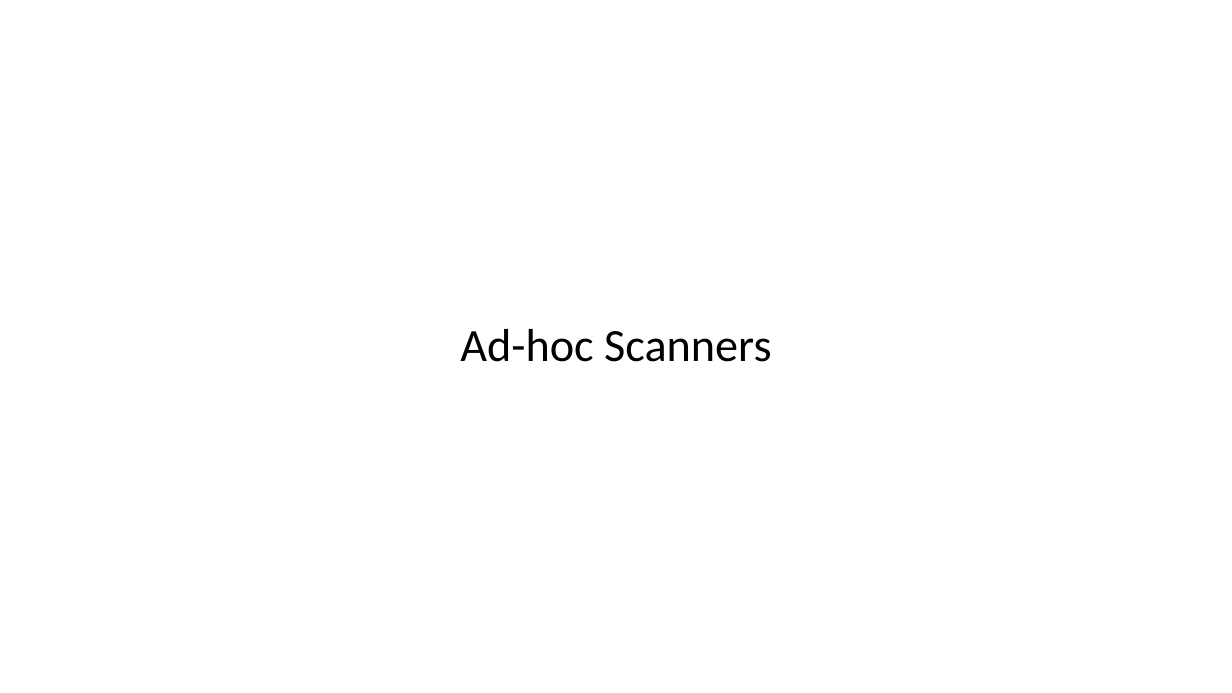
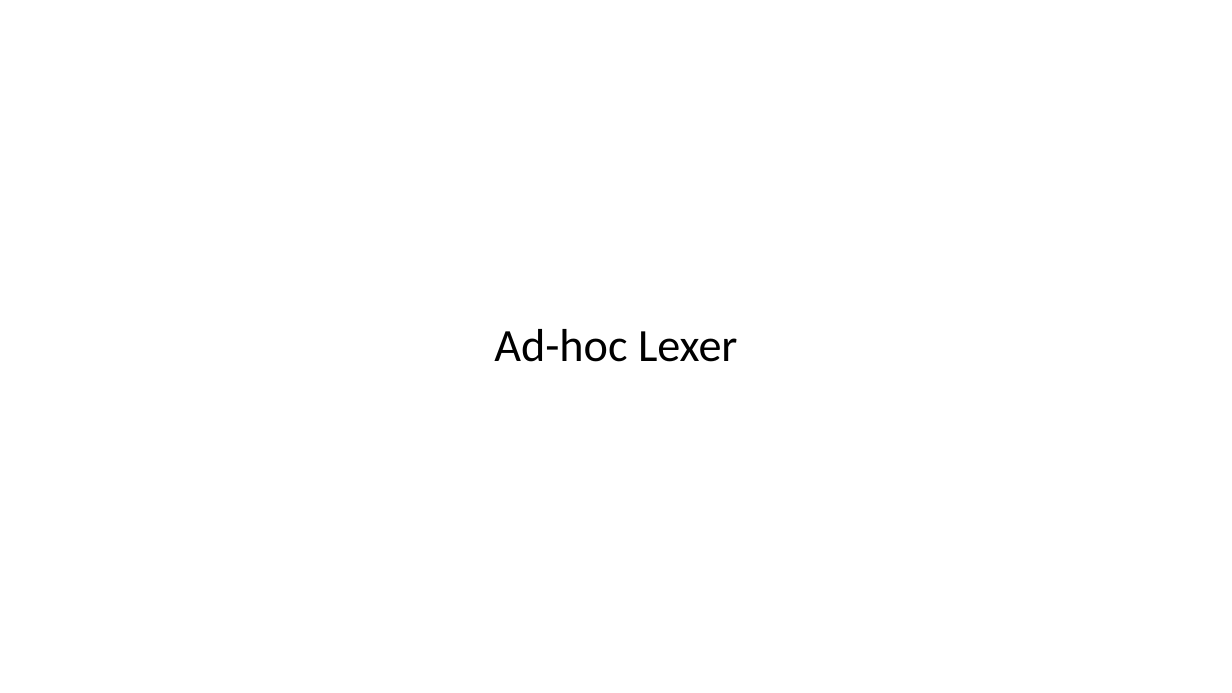
Before and after one commit to anoopsarkar/compilers-class, a slide deck: slide 6 of assets/ppt/lex/lex1-regexp-intro.pptx. Drawn at 1232x693 pixels with LibreOffice and Linux fonts; fonts in the diff are those of the drawing. Boxes give left, top, right and bottom in pixels: in the first picture for what was removed or moved away, otherwise in the second. Text is boxed around its words. In the diff, an @@ line names an element or a change of style, - is before the commit and + after.

```diff
--- a/assets/ppt/lex/lex1-regexp-intro.pptx
+++ b/assets/ppt/lex/lex1-regexp-intro.pptx
@@ title at [494, 329, 738, 362]: text changed @@
-Ad-hoc Scanners
+Ad-hoc Lexer
```
Also in this commit, not shown: 12 other slides changed, 1 other file.
